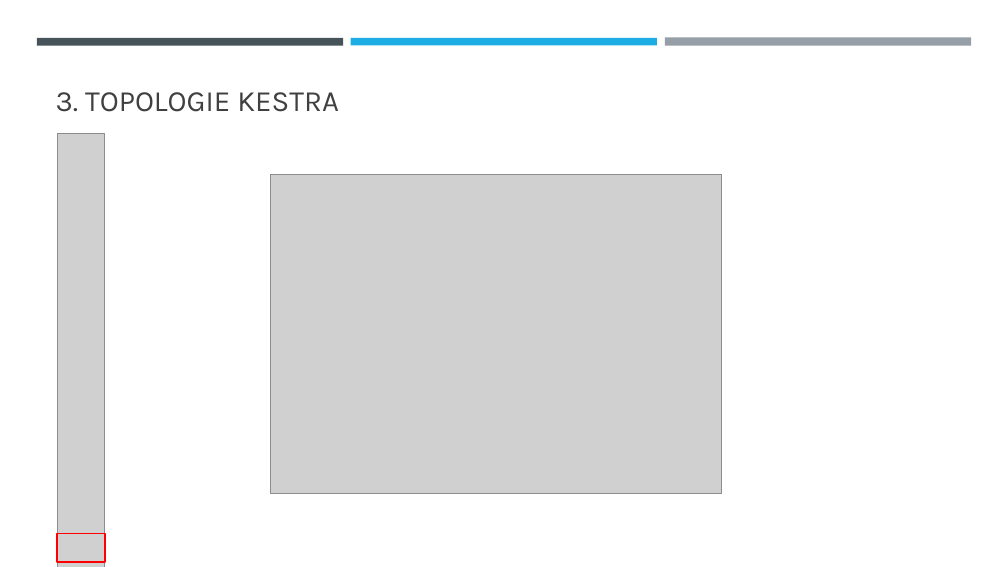
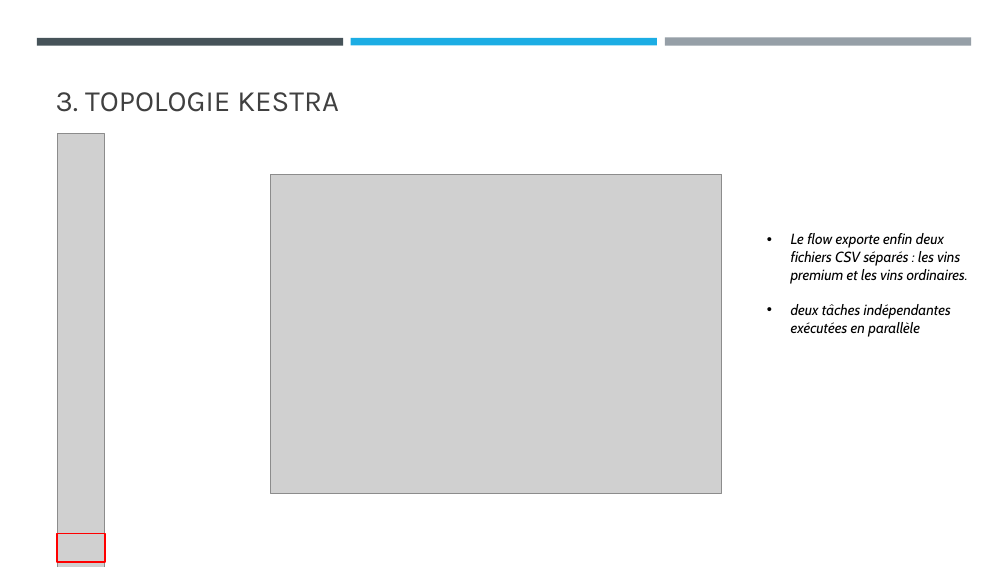
Before and after one commit to Sebules/Project_10_OpenClassrooms_Data_Engineer, a slide deck: slide 14 of ulesie_sebastien_2_presentation_092026.pptx. Drawn at 1008x567 pixels with LibreOffice and Linux fonts; fonts in the diff are those of the drawing; grey boxes stand for pictures. Boxes give left, top, right and bottom in pixels: in the first picture for what was removed or moved away, otherwise in the second. Text is boxed around its words. In the diff, an @@ line names an element or a change of style, - is before the commit and + after.

```diff
--- a/ulesie_sebastien_2_presentation_092026.pptx
+++ b/ulesie_sebastien_2_presentation_092026.pptx
@@ text added at (791, 233, 968, 337), 14 pt, text #000000, italic @@
+• Le flow exporte enfin deux fichiers CSV séparés : les vins premium et les vins ordinaires.
+• deux tâches indépendantes exécutées en parallèle
```
Also in this commit, not shown: 13 other slides changed, 1 slide added, 1 slide removed, 1 other file.
